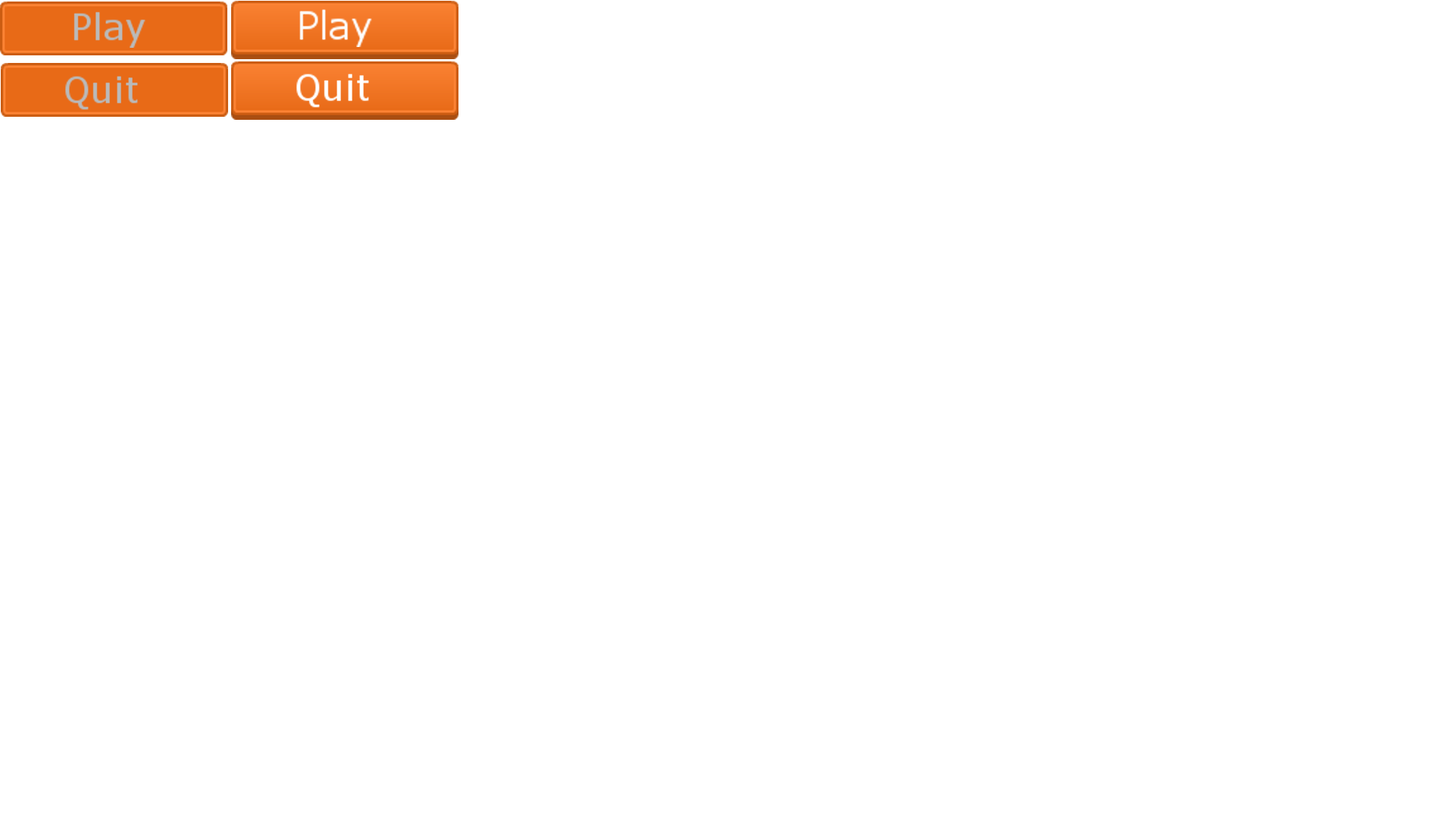
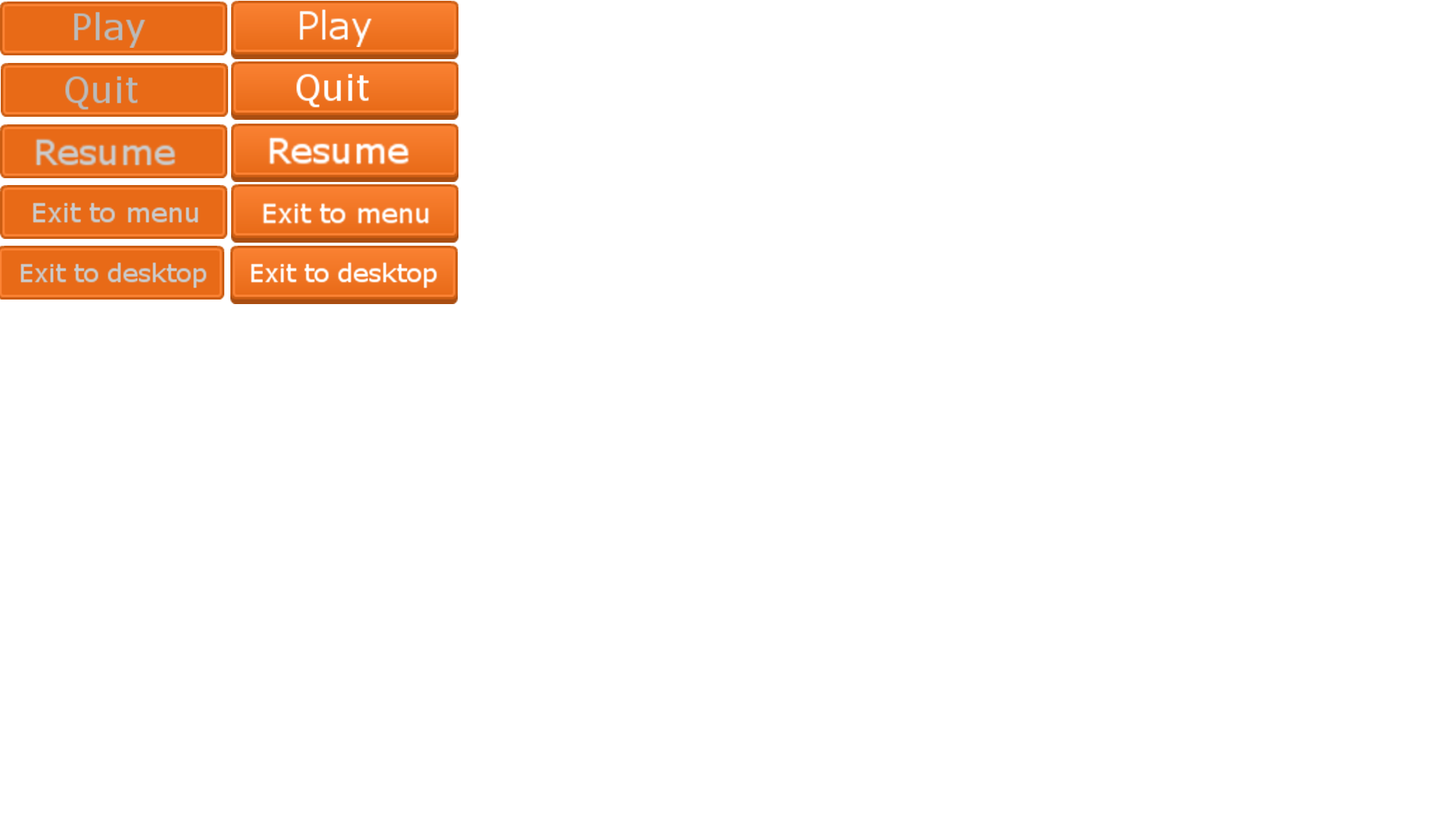
Before/after of a 1455x819 layered artwork. What changed in the layer stack:
added layer "Exit to desktop ... #1" above "exittodesktop" over 18, 260, 207, 290
added layer "exittodesktop" above "Exit to menu ... #1" over 0, 245, 225, 300
added layer "Exit to menu ... #1" above "exittomenuclicked" over 31, 200, 200, 225
added layer "exittomenuclicked" above "Resume ..." over 0, 184, 228, 239
added layer "Resume ..." above "resumeclickced" over 34, 137, 176, 168
added layer "resumeclickced" above "Exit to desktop ..." over 0, 124, 228, 179
added layer "Exit to desktop ..." above "Exit to menu ..." over 249, 260, 438, 289
added layer "Exit to menu ..." above "Resume" over 261, 202, 431, 226
added layer "Resume" above "exittodesktopnotclicked" over 267, 134, 410, 166
added layer "exittodesktopnotclicked" above "exittomenunotcliked" over 230, 245, 458, 304
added layer "exittomenunotcliked" above "Resumenotclicked" over 231, 184, 459, 243
added layer "Resumenotclicked" above "Quit #1" over 231, 123, 459, 182
